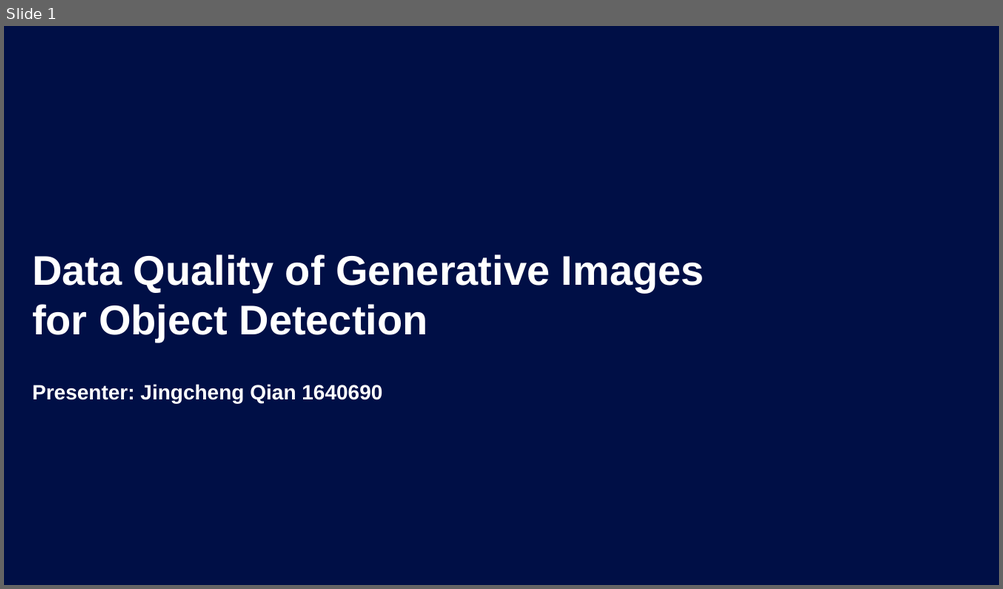
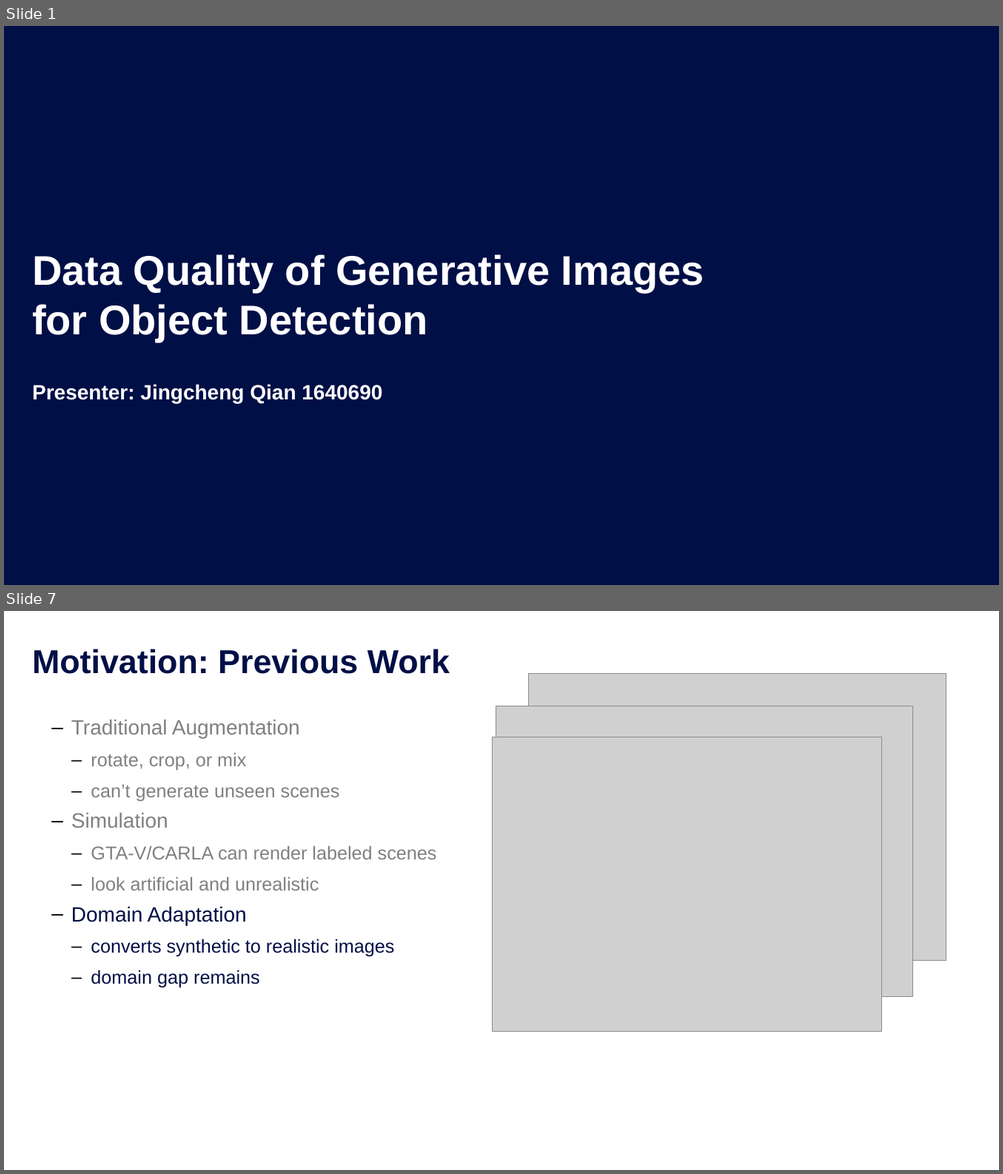
Before and after one commit to chengchengchenchen/MCS-Research-Project, a slide deck: doc/Presentation.pptx. Shown one above the other, each under a label of ours: slide 1 before the commit, slides 1 and 7 after it; the slides between them are not shown. The pictures are 1003x589 and 1003x1174 pixels, drawn with LibreOffice and Linux fonts; fonts in the diff are those of the drawing; grey boxes stand for pictures; background and template pictures are left out. Boxes give left, top, right and bottom in pixels: in the first picture for what was removed or moved away, otherwise in the second. Text is boxed around its words. In the diff, an @@ line names an element or a change of style, - is before the commit and + after.

```diff
--- a/doc/Presentation.pptx
+++ b/doc/Presentation.pptx
@@ slide 7 added at <box>4,611,999,1170</box>, background #FFFFFF @@
@@ title added at <box>32,649,449,674</box>, 32 pt, text #000F46, bold @@
+Motivation: Previous Work
@@ picture added at <box>529,674,945,961</box> @@
@@ text added at <box>71,720,437,988</box>, 18 pt, text #808080 @@
+      ‒ Traditional Augmentation
+        ‒ rotate, crop, or mix
+        ‒ can’t generate unseen scenes
+      ‒ Simulation
+        ‒ GTA-V/CARLA can render labeled scenes
+        ‒ look artificial and unrealistic
+      ‒ Domain Adaptation
+        ‒ converts synthetic to realistic images
+        ‒ domain gap remains
@@ picture added at <box>495,706,913,997</box> @@
@@ picture added at <box>492,737,882,1032</box> @@
```
Also in this commit, not shown: 16 other slides added, 7 slides removed, 15 other files.
